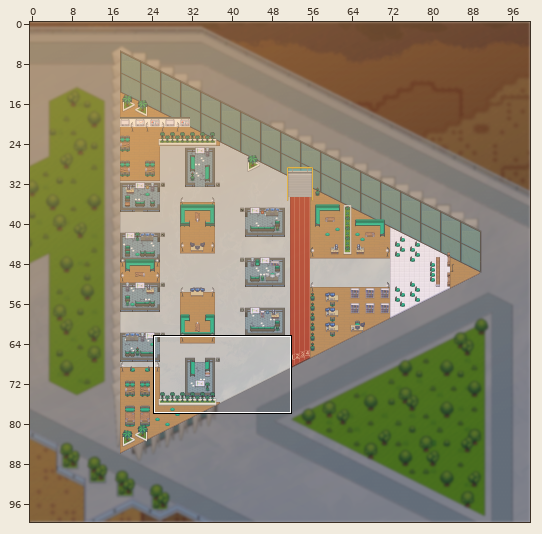
Tiled map (JSON) -- MISK-HQ-Social-Responsibility.tmj. Above, an overview of the earlier version with the close-up marked.
Close-up. Before the commit:
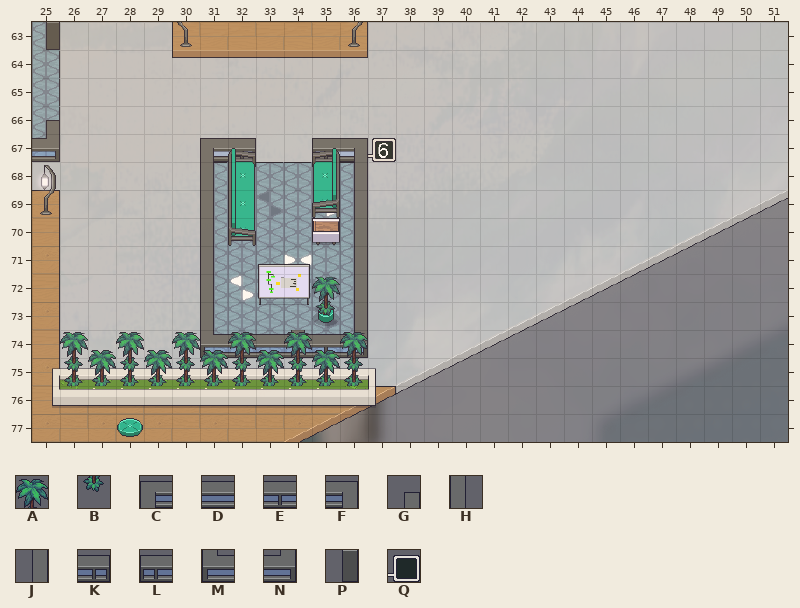
Cells are 32x32 px. Shown: x 25..51, y 63..77. The commit also changed other parts of the map, which this record leaves out.
Key: from "Julio_Trees_shadow": A 537, B 559; from "Tileset_Collection_Diwan": C 82, D 83, E 84, F 85, G 89, H 176, J 176 flipped left-right, K 178, L 178 flipped left-right, M 270, N 273, P 278, Q 5796.
_ is an empty cell.
Layers that did not change in this view are not listed.
Layer "background/furnitures/furniture_0" before, first column x 25:
63 P__________________________
64 ___________________________
65 ___________________________
66 G__________________________
67 N_____CK__LFQ______________
68 ______H____J_______________
69 ______H____J_______________
70 ______H____J_______________
71 ______H____J_______________
72 ______H____J_______________
73 ______H____J_______________
74 ______MEDDEN_______________
75 ___________________________
76 ___________________________
77 ___________________________
And afterwards:
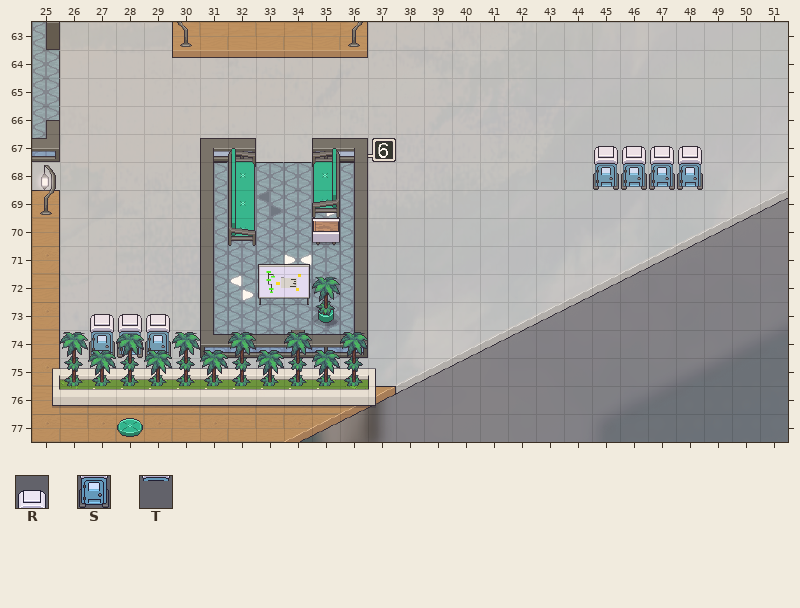
Further tiles: from "6_Themed Decor": R 232, S 243, T 244.
Diff:
Changed rows in their new state; . is an unchanged cell.
Layer "background/furnitures/furniture_0":
first column x 45:
67 RRRR
68 SSSS
Layer "background/furnitures/Furniture 1.5":
first column x 27:
73 RRR
74 SSS
Layer "foreground/furnitures/furniture_1":
first column x 45:
67 RRRR
68 TTTT
first column x 27:
73 RRR
74 TTT
Changed places in both close-ups, as pixel boxes (x1, y1, x2, y2):
added: (593, 146, 703, 190)
added: (89, 314, 171, 358)
